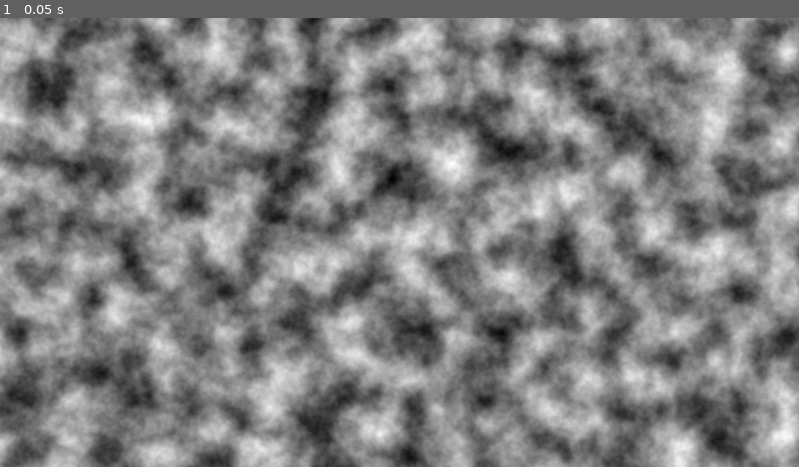
Above: before the commit, frame 1.
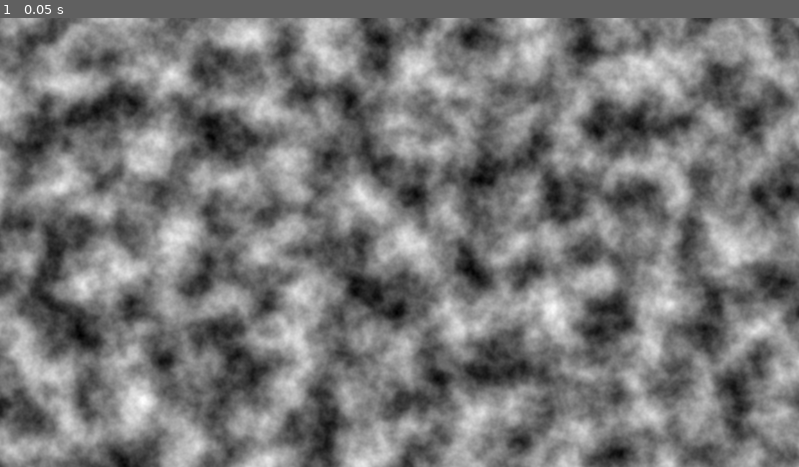
Above: after the commit, the same moment.

Repository: Zishan-Rahman/GD4NoiseRPG
Game: Godot game, scene res://NoiseSprite.tscn
The game is run twice, just before and just after one commit, with the same random seed, the same clock (stepped at 60 frames per second) and the same inputs. The project has no main scene, so this scene is started directly.
Inputs:
- Up to frame 1 (0.05 s): no input

The runs differ from the first frame. In frame 1, 68% of the frame differs, in the area x 0-100%, y 0-100%.

Commit message:
Create NoiseSprite script and make it generate random seeds
Now random noise textures are generated

Diff:
--- /dev/null
+++ b/NoiseSprite.gd
@@ -0,0 +1,5 @@
+extends Sprite2D
+
+func _ready():
+	randomize()
+	texture.noise.seed = randi()
--- a/NoiseSprite.tscn
+++ b/NoiseSprite.tscn
@@ -1,4 +1,6 @@
-[gd_scene load_steps=3 format=3 uid="uid://dcu2317ry746m"]
+[gd_scene load_steps=4 format=3 uid="uid://dcu2317ry746m"]
+
+[ext_resource type="Script" path="res://NoiseSprite.gd" id="1_efris"]
 
 [sub_resource type="FastNoiseLite" id="FastNoiseLite_fgpa7"]
 
@@ -10,3 +12,4 @@
 [node name="NoiseSprite" type="Sprite2D"]
 texture = SubResource("NoiseTexture2D_1km8s")
 centered = false
+script = ExtResource("1_efris")
